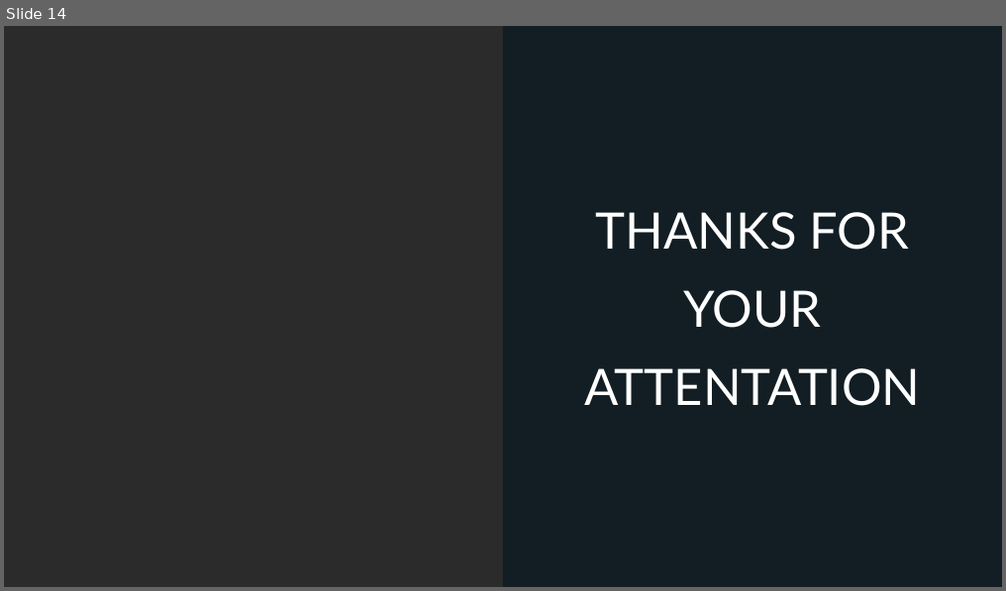
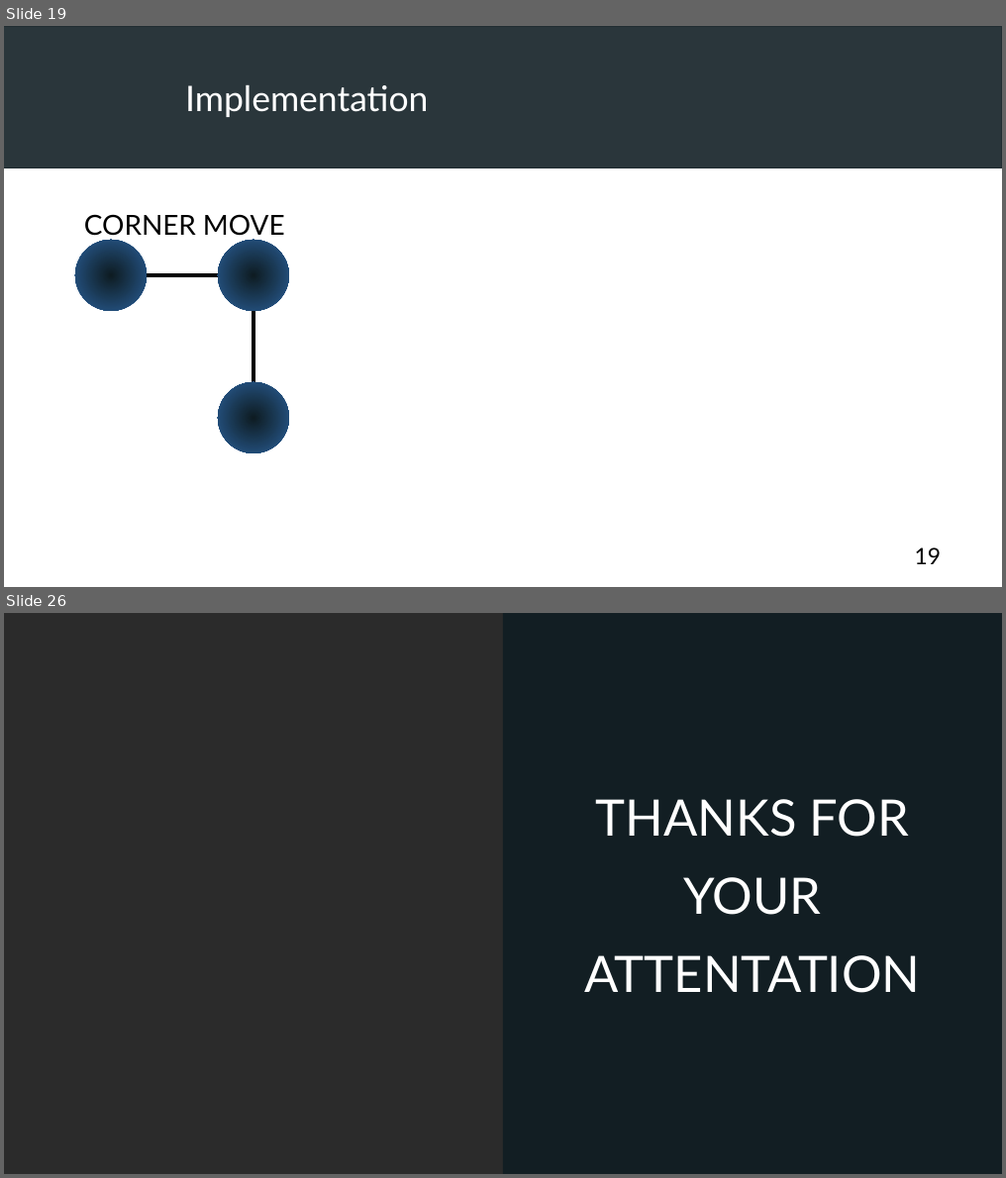
Before and after one commit to FilouPlains/PROJECT_PY_MONTE_CARLO, a slide deck: doc/presentation/ROUAUD_presentation.odp. Shown one above the other, each under a label of ours: slide 14 before the commit, slides 19 and 26 after it; the slides between them are not shown. The pictures are 1006x591 and 1006x1178 pixels, drawn with LibreOffice and Linux fonts; fonts in the diff are those of the drawing; grey boxes stand for pictures; background and template pictures are left out; a plain dark background stands for a picture behind light text. Boxes give left, top, right and bottom in pixels: in the first picture for what was removed or moved away, otherwise in the second. Text is boxed around its words. In the diff, an @@ line names an element or a change of style, - is before the commit and + after.

```diff
--- a/doc/presentation/ROUAUD_presentation.odp
+++ b/doc/presentation/ROUAUD_presentation.odp
@@ slide 19 added at box(4, 26, 1002, 587), background #FFFFFF @@
@@ picture added at box(4, 26, 1002, 169) @@
@@ rectangle added at box(4, 26, 1002, 169), fill #0E1C22 at 85% opacity @@
@@ text added at box(185, 85, 428, 117), 28 pt, text #FFFFFF @@
+Implementation
@@ text added at box(84, 214, 285, 241), 22 pt, text #000000 @@
+CORNER MOVE
@@ ellipse added at box(75, 240, 148, 311), fill gradient #0E1C22 to #2A6099 @@
@@ ellipse added at box(218, 240, 289, 311), fill gradient #0E1C22 to #2A6099 @@
@@ line added from (147, 275) to (218, 275), #000000 3 pt @@
@@ line added from (253, 311) to (253, 382), #000000 3 pt @@
@@ ellipse added at box(218, 382, 289, 455), fill gradient #0E1C22 to #2A6099 @@
@@ page number added at box(915, 548, 942, 565), 18 pt, text #000000 @@
+19
@@ what was slide 14 is now slide 26 @@
```
Also in this commit, not shown: 8 slides changed, 15 other slides added, 4 slides removed, 1 other file.
